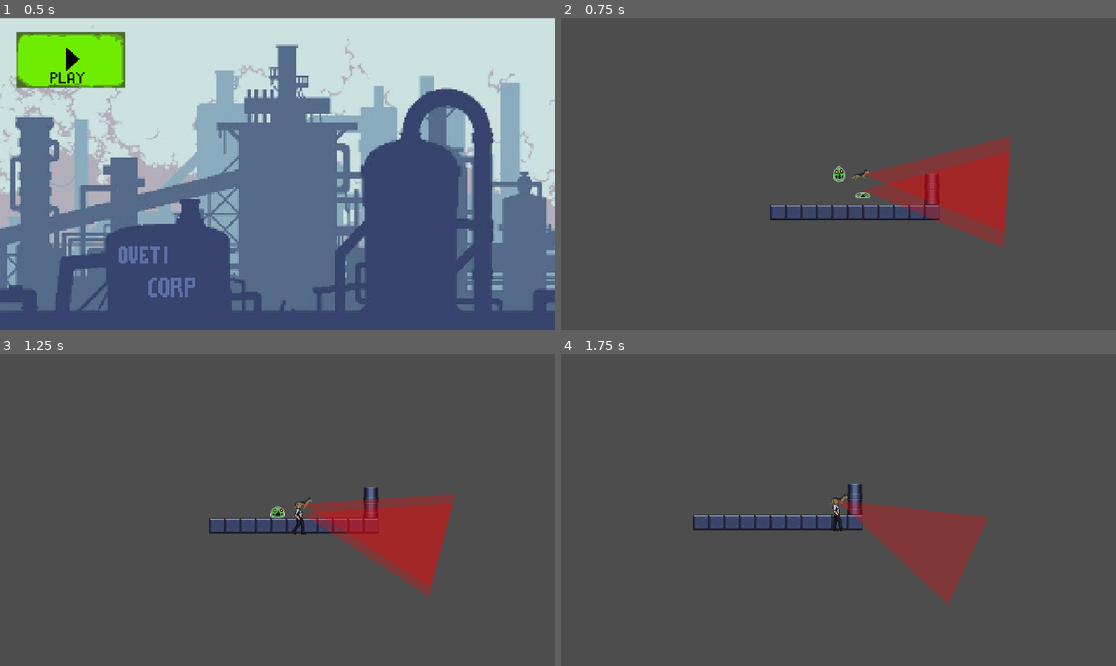
Above: before the commit, frames 1-4 (two rows, left to right).
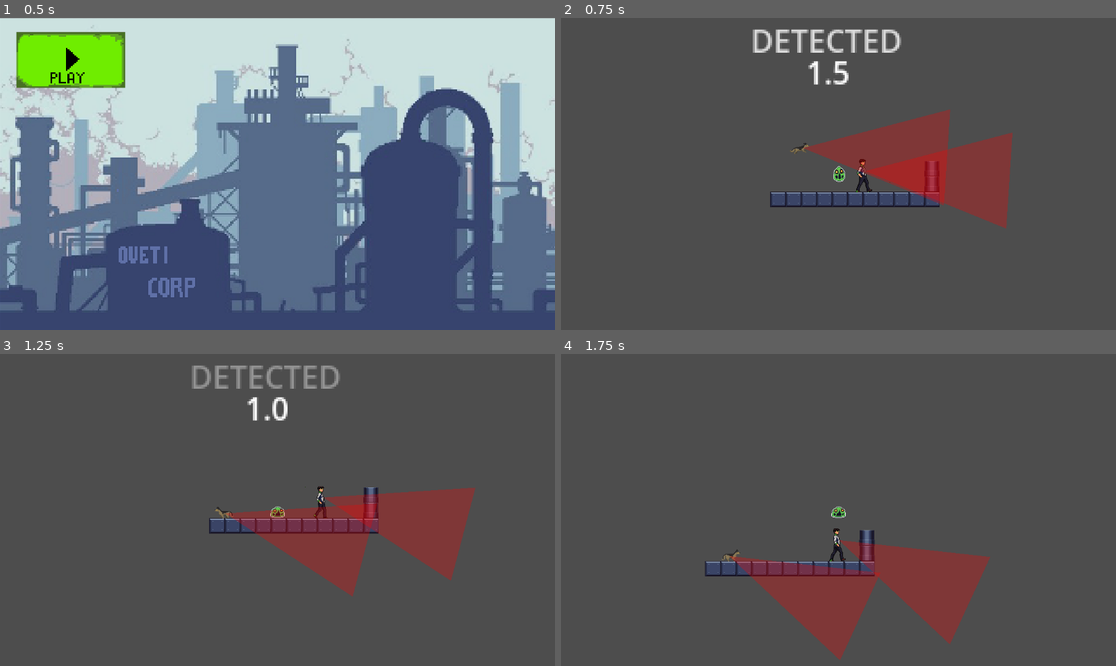
Above: after the commit, the same moments.

Repository: LordEnigma1/gameJam36LockIn
Game: Godot game, scene res://Scenes/menu.tscn
The game is run twice, just before and just after one commit, with the same random seed, the same clock (stepped at 60 frames per second) and the same inputs.
Inputs (mouse positions are in pixels of both pictures, inside the frame that each line leads up to):
- Up to frame 1 (0.5 s): no input
- Up to frame 2 (0.75 s): click (633, 58) at 0.5 s
- Up to frame 3 (1.25 s): no input
- Up to frame 4 (1.75 s): hold Right (right) from 1.28 s (still down); tap E (possess) at 1.35 s; tap Space (jump) at 1.52 s

Frame 1 is identical in both runs. In frame 2, 11% of the frame differs, in the area x 34-82%, y 3-74%; in frame 3, 9.0%; in frame 4, 12%, in the area x 23-78%, y 41-98%.

Commit message:
Added npc movement

Diff:
--- a/game-jam-entry-lock-in/Scenes/dog_npc.tscn
+++ b/game-jam-entry-lock-in/Scenes/dog_npc.tscn
@@ -116,6 +116,7 @@
 }]
 
 [node name="dogNpc" type="CharacterBody2D" unique_id=2146960868 groups=["possessable"]]
+collision_layer = 4
 script = ExtResource("1_1bj8w")
 
 [node name="CollisionShape2D" type="CollisionShape2D" parent="." unique_id=1779866853]
@@ -156,6 +157,9 @@
 
 [node name="slowmoTime" type="Timer" parent="VisionPivot" unique_id=1111430212]
 
+[node name="edgeCheck" type="RayCast2D" parent="." unique_id=1699036423]
+target_position = Vector2(38, 17)
+
 [connection signal="timeout" from="dashTimer" to="." method="_on_dash_timer_timeout"]
 [connection signal="timeout" from="dashCooldown" to="." method="_on_dash_cooldown_timeout"]
 [connection signal="timeout" from="VisionPivot/caughtTime" to="VisionPivot" method="_on_caught_time_timeout"]
--- a/game-jam-entry-lock-in/Scenes/main.tscn
+++ b/game-jam-entry-lock-in/Scenes/main.tscn
@@ -337,11 +337,6 @@
 [node name="policeNpc" parent="." unique_id=94176087 instance=ExtResource("3_8gbba")]
 position = Vector2(0, 32)
 
-[node name="AudioStreamPlayer" type="AudioStreamPlayer" parent="policeNpc" unique_id=1754895700]
-stream = ExtResource("4_kry3j")
-volume_db = 2.76
-autoplay = true
-
 [node name="CanvasLayer" type="CanvasLayer" parent="." unique_id=1865473842]
 
 [node name="Control" type="Control" parent="CanvasLayer" unique_id=1706123268]
@@ -380,4 +375,10 @@
 metadata/_edit_use_anchors_ = true
 
 [node name="dogNpc" parent="." unique_id=2146960868 instance=ExtResource("4_jjvhh")]
-position = Vector2(2, -1)
+position = Vector2(-124, -56)
+
+[node name="AudioStreamPlayer" type="AudioStreamPlayer" parent="." unique_id=1754895700]
+stream = ExtResource("4_kry3j")
+volume_db = 2.0
+autoplay = true
+parameters/looping = true
--- a/game-jam-entry-lock-in/Scenes/player.tscn
+++ b/game-jam-entry-lock-in/Scenes/player.tscn
@@ -49,9 +49,10 @@
 
 [sub_resource type="CapsuleShape2D" id="CapsuleShape2D_fkybt"]
 radius = 19.0
-height = 52.0
+height = 92.0
 
 [node name="player" type="CharacterBody2D" unique_id=1722511285 groups=["possessable"]]
+collision_mask = 5
 script = ExtResource("1_6t5aa")
 is_possessed = true
 
@@ -73,6 +74,8 @@
 script = ExtResource("3_vgqql")
 
 [node name="possessionArea" type="Area2D" parent="possessionMechanic" unique_id=607529587]
+collision_layer = 2
+collision_mask = 5
 
 [node name="CollisionShape2D" type="CollisionShape2D" parent="possessionMechanic/possessionArea" unique_id=1238487290]
 rotation = 1.5707964
@@ -80,5 +83,8 @@
 
 [node name="ejectMarker" type="Marker2D" parent="." unique_id=247456070]
 
+[node name="edgeCheck" type="RayCast2D" parent="." unique_id=311311217]
+target_position = Vector2(27, 44)
+
 [connection signal="timeout" from="dashTimer" to="." method="_on_dash_timer_timeout"]
 [connection signal="timeout" from="dashCooldown" to="." method="_on_dash_cooldown_timeout"]
--- a/game-jam-entry-lock-in/Scenes/playerControl.gd
+++ b/game-jam-entry-lock-in/Scenes/playerControl.gd
@@ -5,6 +5,7 @@
 @onready var camera: Camera2D = $"../Camera2D"
 
 var currently_possessed_npc: PossessableCharacter = null
+
 
 @export var eject_force_x: float = 800.0
 @export var eject_force_y: float = 300.0
--- a/game-jam-entry-lock-in/Scenes/playerMovement.gd
+++ b/game-jam-entry-lock-in/Scenes/playerMovement.gd
@@ -25,12 +25,18 @@
 @export var jump_cut_multiplier: float = 0.35
 var is_jumping: bool = false
 
+#Edge check variables
+@onready var edge_check: RayCast2D = $edgeCheck
+@export var patrol_speed: float = 80.0
+var patrol_direction: float = 1.0  # 1.0 = right, -1.0 = left
 
 func _physics_process(delta: float) -> void:
 	var input_dir: float = 0.0
 	var want_jump: bool = false
 	var want_jump_release: bool = false
 	var want_dash: bool = false
+	_patrol(delta)
+	move_and_slide()
 
 	if is_possessed:
 		input_dir = Input.get_axis("left", "right")
@@ -91,3 +97,20 @@
 
 func _on_dash_cooldown_timeout() -> void:
 	can_dash = true
+
+#Edge check functions
+func _patrol(_delta: float) -> void:
+	if is_possessed:
+		velocity.x = 0
+		return
+
+	if not edge_check.is_colliding() or is_on_wall():
+		_flip_direction()
+	velocity.x = patrol_speed * patrol_direction
+
+func _flip_direction() -> void:
+	patrol_direction *= -1.0
+	# Flip the edgeCheck raycast to match new direction
+	edge_check.scale.x *= -1.0
+	# Flip sprite if you have one
+	animated_sprite_2d.flip_h = (patrol_direction < 0)
--- a/game-jam-entry-lock-in/Scenes/police_npc.tscn
+++ b/game-jam-entry-lock-in/Scenes/police_npc.tscn
@@ -3,9 +3,10 @@
 [ext_resource type="Script" uid="uid://bhig7el1b7exv" path="res://Scenes/playerMovement.gd" id="1_vl2al"]
 [ext_resource type="Texture2D" uid="uid://cy6ruuw46ouvw" path="res://assets/player/spritePlayerSheet.png" id="2_0hkck"]
 [ext_resource type="Script" uid="uid://ci2s571gy2ogm" path="res://Scenes/vision_pivot.gd" id="3_6x6wt"]
-[ext_resource type="Texture2D" uid="uid://cff7iys17c0gl" path="res://assets/guardia/Walk.png" id="3_bkmsp"]
+[ext_resource type="Texture2D" uid="uid://ciodtdepdufsq" path="res://assets/guardia/Walk (1).png" id="3_bkmsp"]
 
 [sub_resource type="RectangleShape2D" id="RectangleShape2D_0hkck"]
+size = Vector2(29, 67)
 
 [sub_resource type="AtlasTexture" id="AtlasTexture_6x6wt"]
 atlas = ExtResource("2_0hkck")
@@ -98,14 +99,17 @@
 }]
 
 [node name="policeNpc" type="CharacterBody2D" unique_id=94176087 groups=["possessable"]]
+collision_layer = 4
 script = ExtResource("1_vl2al")
 
 [node name="CollisionShape2D" type="CollisionShape2D" parent="." unique_id=767524209]
+position = Vector2(-6.5, 9.5)
 shape = SubResource("RectangleShape2D_0hkck")
 
 [node name="AnimatedSprite2D" type="AnimatedSprite2D" parent="." unique_id=31265239]
 sprite_frames = SubResource("SpriteFrames_6x6wt")
 animation = &"move"
+frame_progress = 0.7301774
 
 [node name="dashTimer" type="Timer" parent="." unique_id=1959019011]
 wait_time = 0.2
@@ -137,6 +141,9 @@
 
 [node name="slowmoTime" type="Timer" parent="VisionPivot" unique_id=1220068237]
 
+[node name="edgeCheck" type="RayCast2D" parent="." unique_id=1444393654]
+target_position = Vector2(27, 44)
+
 [connection signal="timeout" from="dashTimer" to="." method="_on_dash_timer_timeout"]
 [connection signal="timeout" from="dashCooldown" to="." method="_on_dash_cooldown_timeout"]
 [connection signal="timeout" from="VisionPivot/caughtTime" to="VisionPivot" method="_on_caught_time_timeout"]
--- a/game-jam-entry-lock-in/Scenes/vision_pivot.gd
+++ b/game-jam-entry-lock-in/Scenes/vision_pivot.gd
@@ -10,35 +10,38 @@
 var scan_time: float = 0.0
 var has_spotted_player: bool = false
 
-# Timer variables
-@onready var caught_label: Label = $"../../CanvasLayer/Control/caughtLabel"
-@onready var status_label: Label = $"../../CanvasLayer/Control/statusLabel"
+# Caught variables
+var caught_label: Label
+var status_label: Label
+var labels_initialized: bool = false
 @onready var caught_timer: Timer = $caughtTime
 @onready var slowmo_timer: Timer = $slowmoTime
 var main_scene = preload("res://Scenes/main.tscn")
 var pulse_tween: Tween
 var parent_npc: PossessableCharacter
+var is_detecting: bool = false
 
 
 
 func _ready() -> void:
-	slowmo_timer.wait_time = 0.3
 	start_rotation = rotation
 	var parent = get_parent()
 	if parent is PossessableCharacter:
 		parent_npc = parent
 		line_of_sight.add_exception(parent)
-
-	status_label.position = Vector2(432.5, 0)
-	caught_label.position = Vector2(520.0, 66.0)
-	caught_label.visible = false
-	status_label.visible = false
-	status_label.position = Vector2(432.5, 0)
-	caught_label.position = Vector2(520.0, 66.0)
 	slowmo_timer.process_mode = Node.PROCESS_MODE_ALWAYS
 
+func _get_labels() -> void:
+	if caught_label == null:
+		caught_label = get_tree().current_scene.get_node("CanvasLayer/Control/caughtLabel")
+		print(name, " found caught_label: ", caught_label)
+	if status_label == null:
+		status_label = get_tree().current_scene.get_node("CanvasLayer/Control/statusLabel")
+		print(name, " found status_label: ", status_label)
 
 func _physics_process(delta: float) -> void:
+	_get_labels()
+
 	if parent_npc and parent_npc.is_possessed:
 		vision_polygon.visible = false
 		return
@@ -58,7 +61,6 @@
 func check_vision() -> void:
 	if has_spotted_player:
 		return
-
 	var bodies = vision_area.get_overlapping_bodies()
 
 	for body in bodies:
@@ -67,7 +69,6 @@
 
 		var is_correct_class = body is PossessableCharacter
 		var is_possessed_by_player = false
-
 		if is_correct_class:
 			is_possessed_by_player = body.is_possessed
 
@@ -77,23 +78,25 @@
 
 			if line_of_sight.is_colliding():
 				var thing_we_hit = line_of_sight.get_collider()
-
 				if thing_we_hit == body:
-					status_label.position = Vector2(432.5, 0)
-					caught_label.position = Vector2(520.0, 66.0)
+					is_detecting = true
 					caught_label.visible = true
 					status_label.visible = true
 					status_label.text = "DETECTED"
-					status_label.modulate = Color(1.0, 1.0, 1.0)  # White
+					status_label.modulate = Color(1.0, 1.0, 1.0)
 					if caught_timer.is_stopped():
 						caught_timer.start()
 						_start_pulse()
 					return
 
-			_reset_caught()
+			if is_detecting:
+				is_detecting = false
+				_reset_caught()
 			return
 
-	_reset_caught()
+	if is_detecting:
+		is_detecting = false
+		_reset_caught()
 
 func _reset_caught() -> void:
 	if not caught_timer.is_stopped():
@@ -101,11 +104,13 @@
 	if pulse_tween:
 		pulse_tween.kill()
 		pulse_tween = null
-	caught_label.visible = false
-	caught_label.text = ""
-	status_label.visible = false
-	status_label.text = ""
-	status_label.modulate = Color(1.0, 1.0, 1.0, 1.0)
+	if caught_label:
+		caught_label.visible = false
+		caught_label.text = ""
+	if status_label:
+		status_label.visible = false
+		status_label.text = ""
+		status_label.modulate = Color(1.0, 1.0, 1.0, 1.0)
 	status_label.position = Vector2(432.5, 0)
 	caught_label.position = Vector2(520.0, 66.0)
 	has_spotted_player = false
